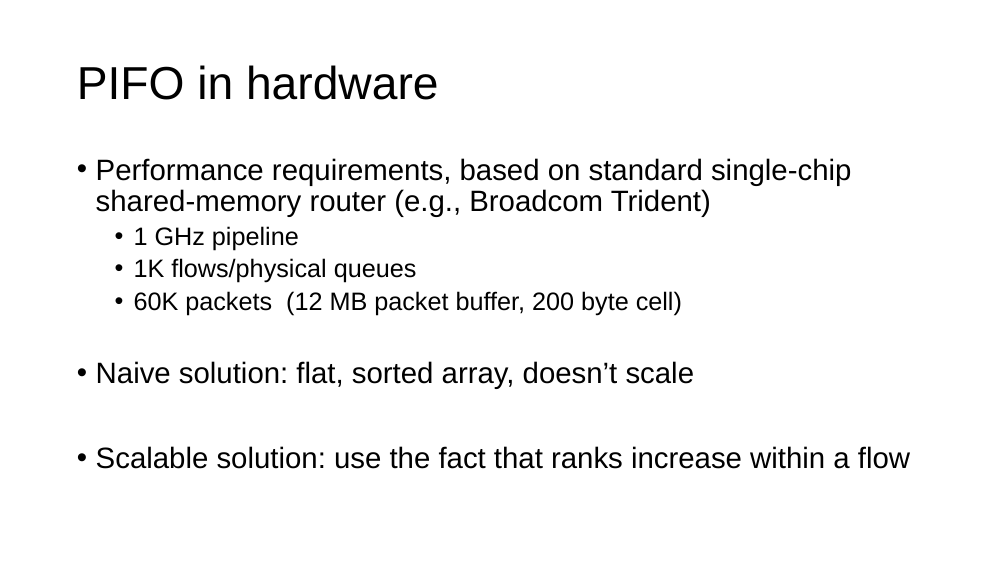
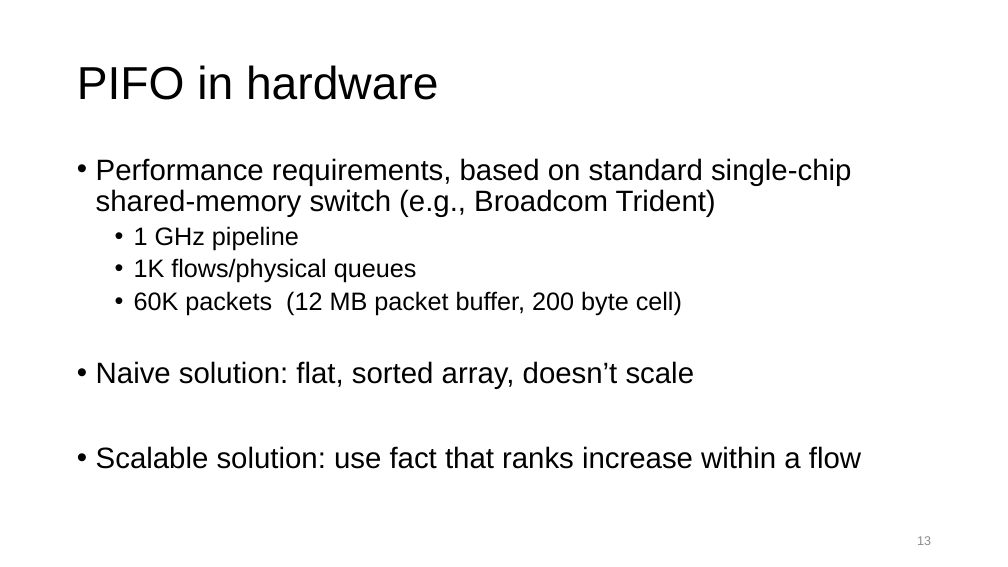
Before and after one commit to anirudhSK/pifo-domino-marple-ppts, a slide deck: slide 13 of pifo_sigcomm.pptx. Drawn at 1008x567 pixels with LibreOffice and Linux fonts; fonts in the diff are those of the drawing. Boxes give left, top, right and bottom in pixels: in the first picture for what was removed or moved away, otherwise in the second. Text is boxed around its words. In the diff, an @@ line names an element or a change of style, - is before the commit and + after.

Commit message:
Add PIFO mesh slides from Mohammad's CISCO talk

```diff
--- a/pifo_sigcomm.pptx
+++ b/pifo_sigcomm.pptx
@@ text at bbox=[96, 158, 851, 217]: text changed @@
-• Performance requirements, based on standard single-chip shared-memory router (e.g., Broadcom Trident)
+• Performance requirements, based on standard single-chip shared-memory switch (e.g., Broadcom Trident)
@@ text at bbox=[96, 446, 861, 469]: text changed @@
-• Scalable solution: use the fact that ranks increase within a flow
+• Scalable solution: use fact that ranks increase within a flow
@@ page number added at bbox=[917, 536, 931, 545], 12 pt, text #8C8C8C @@
+13
```
Also in this commit, not shown: 3 other slides changed, 2 slides added.
